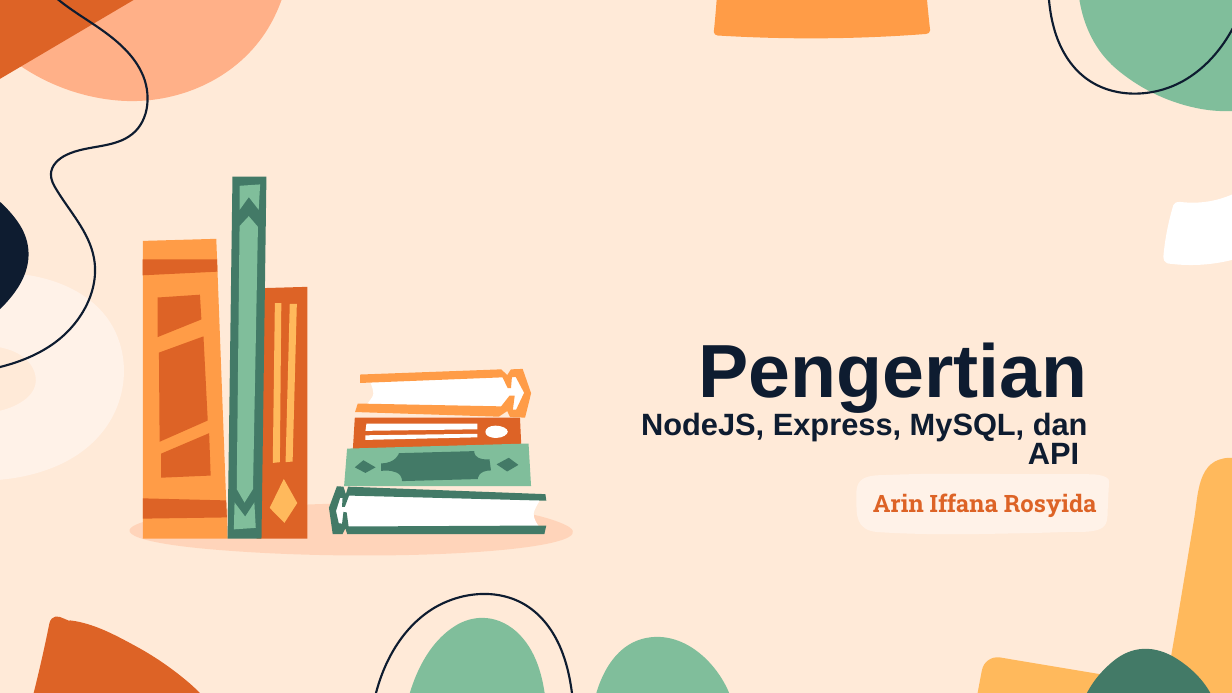
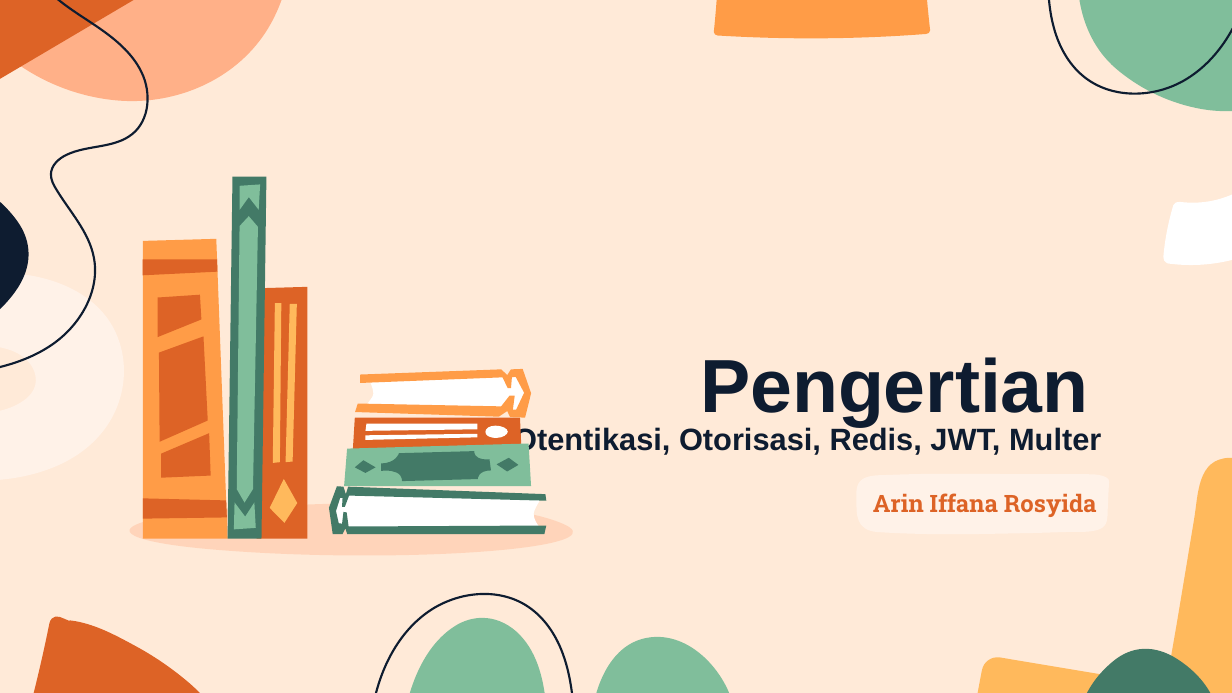
Before and after one commit to ariniffana3/Tickitz_Back, a slide deck: slide 1 of ppt task 4.pptx. Drawn at 1232x693 pixels with LibreOffice and Linux fonts; fonts in the diff are those of the drawing. Boxes give left, top, right and bottom in pixels: in the first picture for what was removed or moved away, otherwise in the second. Text is boxed around its words. In the diff, an @@ line names an element or a change of style, - is before the commit and + after.

Commit message:
adding authorization, authentication, redis, upload image, ect

```diff
--- a/ppt task 4.pptx
+++ b/ppt task 4.pptx
@@ title at <box>513,357,1101,455</box>: text changed @@
-Pengertian NodeJS, Express, MySQL, dan API
+Pengertian
+Otentikasi, Otorisasi, Redis, JWT, Multer
```
Also in this commit, not shown: 8 other slides changed, 1 slide removed, 28 other files.
